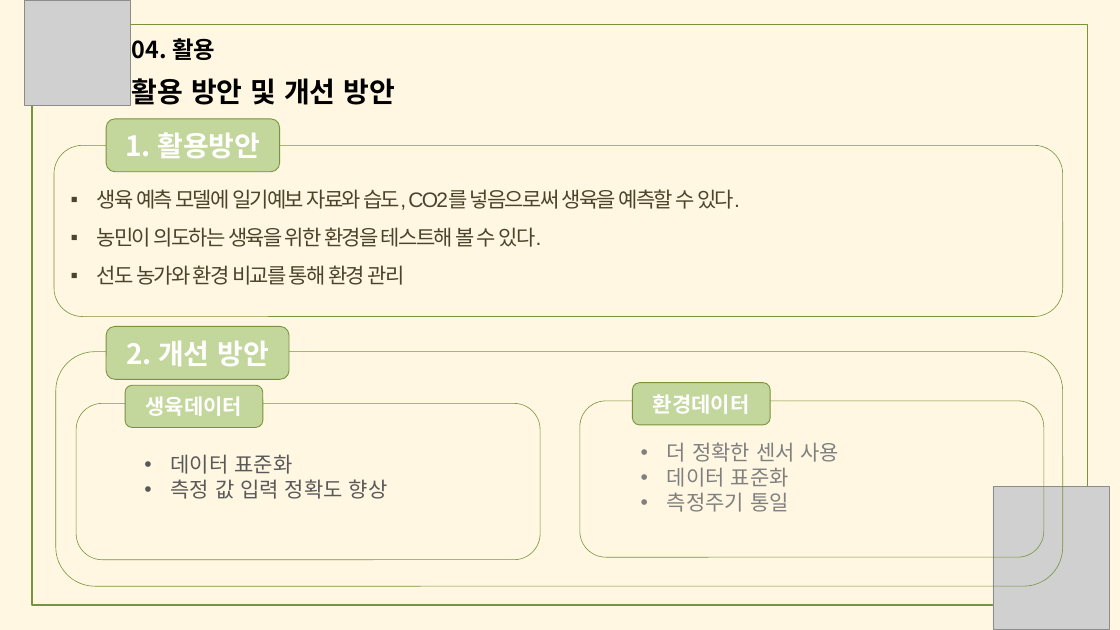
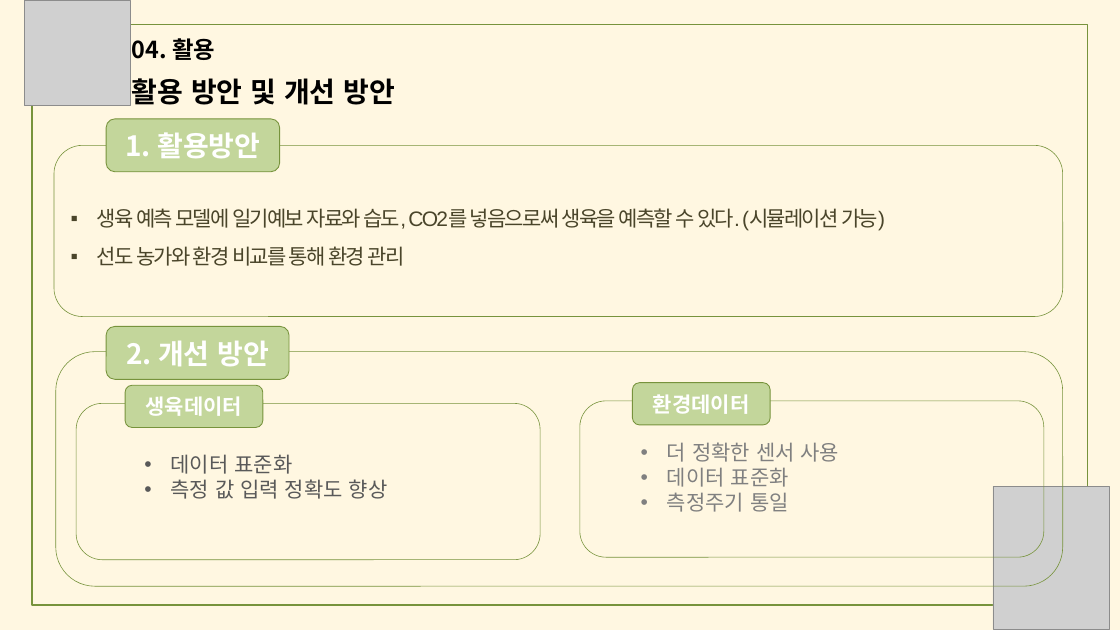
Before and after one commit to meucham11/nong_intern, a slide deck: slide 34 of 경진대회.pptx (slide 35 before the commit). Drawn at 1120x630 pixels with LibreOffice and Linux fonts; fonts in the diff are those of the drawing; grey boxes stand for pictures. Boxes give left, top, right and bottom in pixels: in the first picture for what was removed or moved away, otherwise in the second. Text is boxed around its words. In the diff, an @@ line names an element or a change of style, - is before the commit and + after.

```diff
--- a/경진대회.pptx
+++ b/경진대회.pptx
@@ text in rounded rectangle at (97, 208, 885, 231): text changed @@
-▪ 생육 예측 모델에 일기예보 자료와 습도, CO2를 넣음으로써 생육을 예측할 수 있다.
-▪ 농민이 의도하는 생육을 위한 환경을 테스트해 볼 수 있다.
+▪ 생육 예측 모델에 일기예보 자료와 습도, CO2를 넣음으로써 생육을 예측할 수 있다. (시뮬레이션 가능)
```
Also in this commit, not shown: 25 other slides changed, 1 slide removed.
